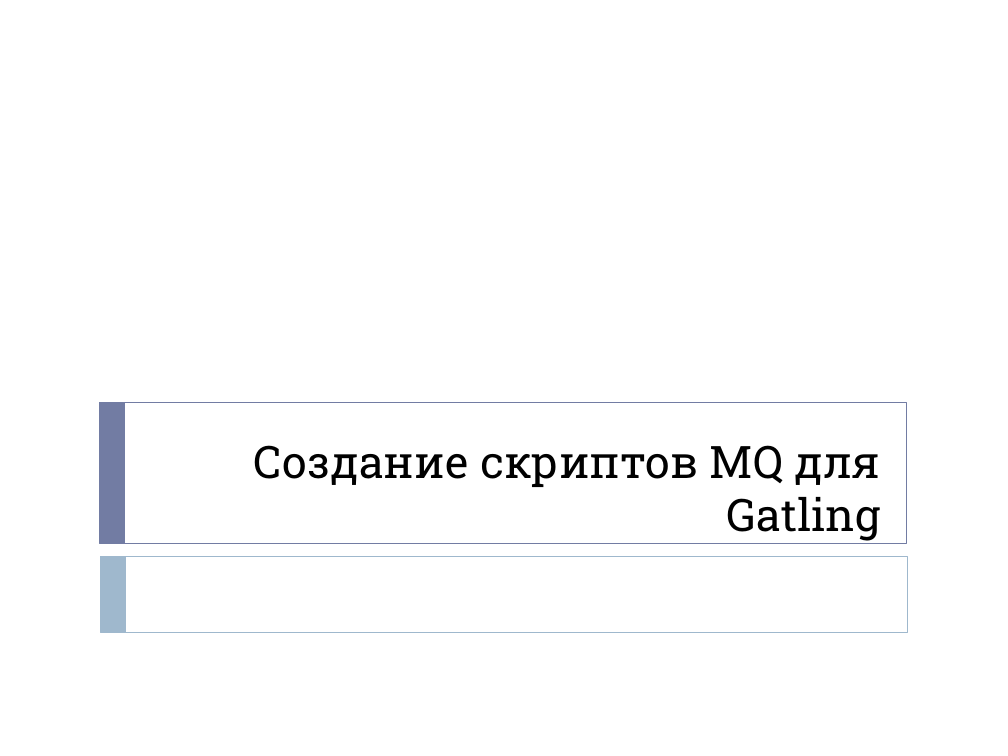
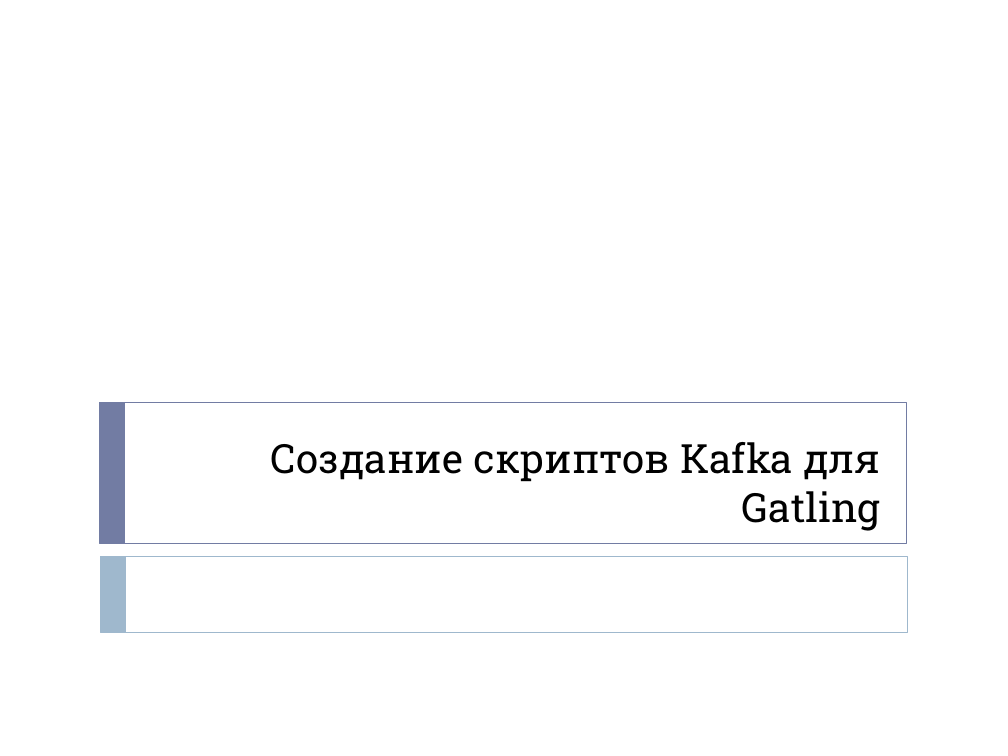
Before and after one commit to Roman-Kislyy/gatling-java-kafka-samples, a slide deck: slide 1 of docs/how-to-slides/Gtg-Create-kafka-script.pptx. Drawn at 1008x756 pixels with LibreOffice and Linux fonts; fonts in the diff are those of the drawing. Boxes give left, top, right and bottom in pixels: in the first picture for what was removed or moved away, otherwise in the second. Text is boxed around its words. In the diff, an @@ line names an element or a change of style, - is before the commit and + after.

Commit message:
Variant 1 of kafka SSL

```diff
--- a/docs/how-to-slides/Gtg-Create-kafka-script.pptx
+++ b/docs/how-to-slides/Gtg-Create-kafka-script.pptx
@@ title at box(270, 442, 880, 531): text changed; size 32 to 28.8 pt @@
-Создание скриптов MQ для Gatling
+Создание скриптов Kafka для Gatling
```
Also in this commit, not shown: 1 other slide changed, 1 slide removed, 59 other files.
